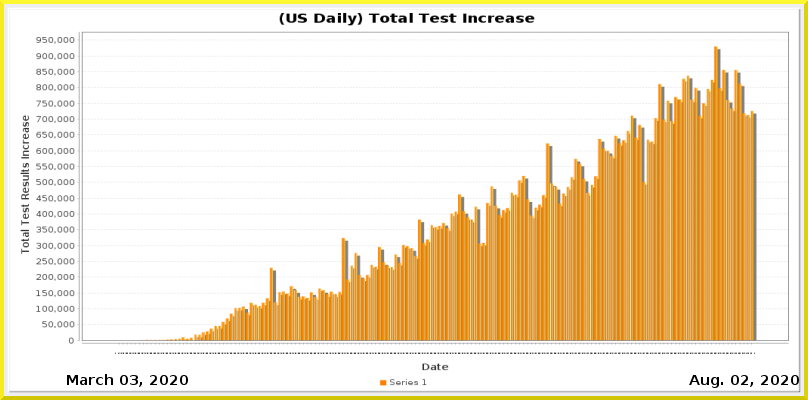
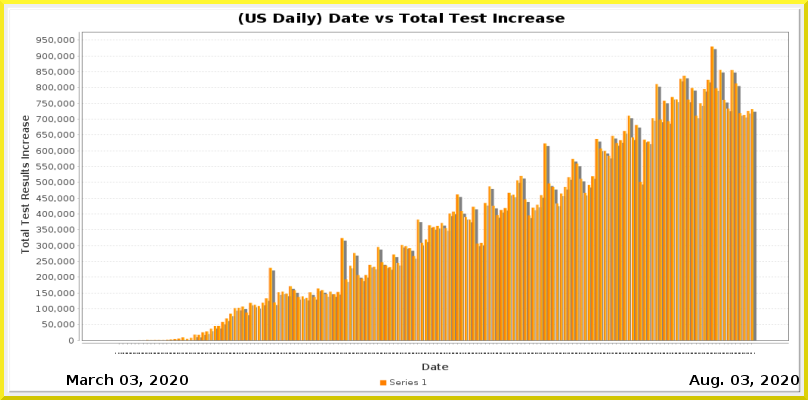
Layered file, before and after one edit (808×400). Changes by layer:
painted on "Current Date" over <box>741,375,749,385</box>
painted on "Date_vs_TestIncrease.png" over <box>130,12,757,354</box>
